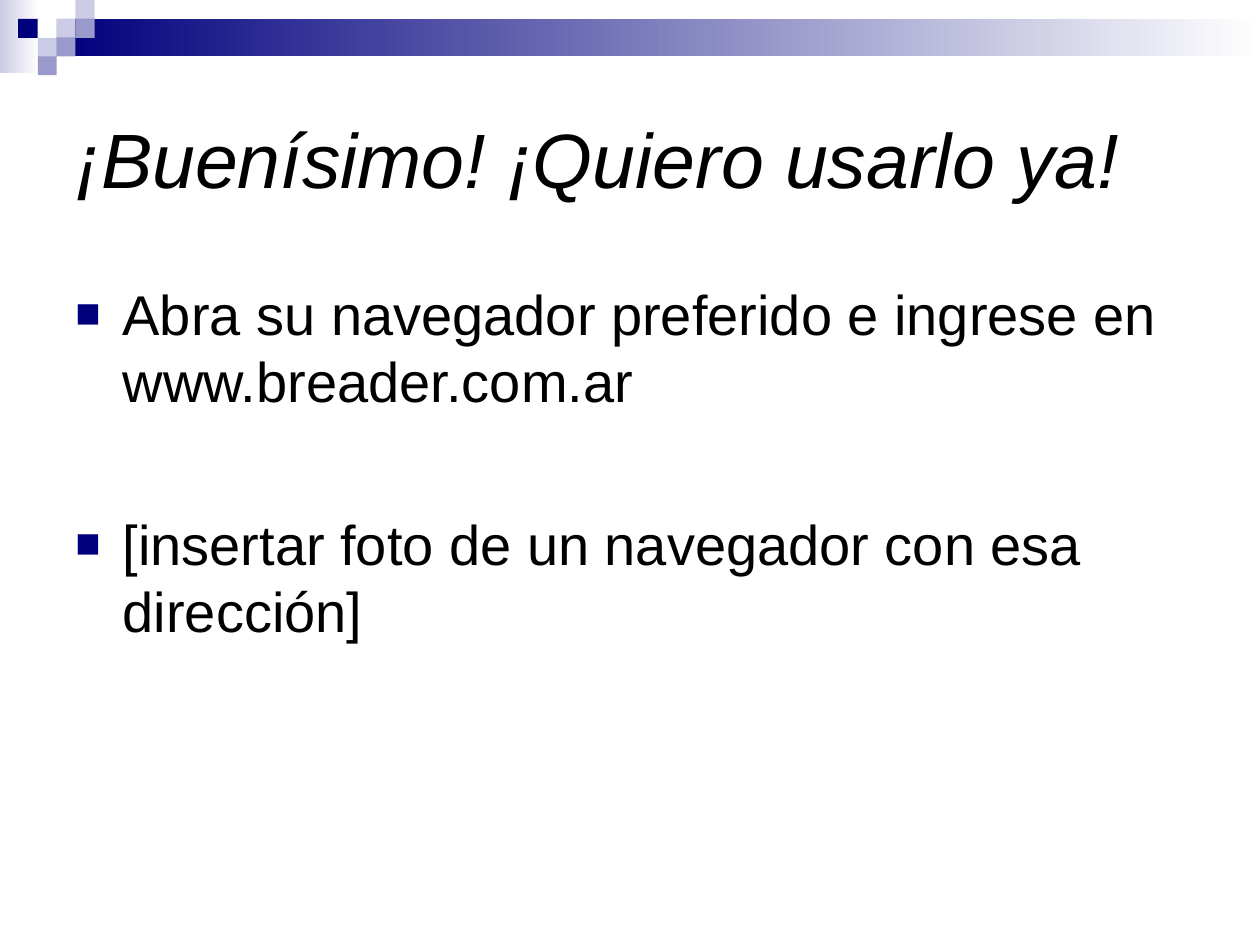
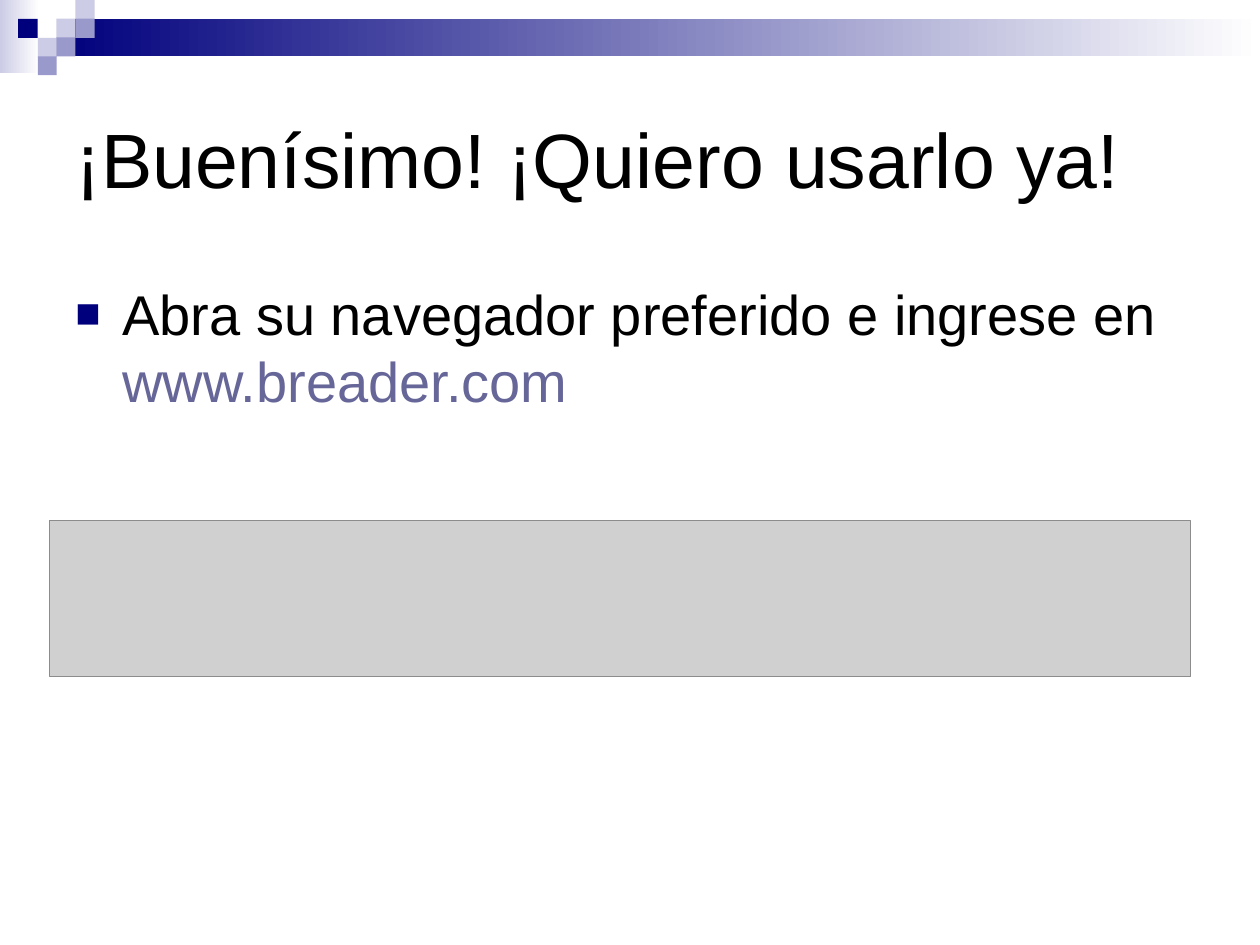
Before and after one commit to pablorusso/breader, a slide deck: slide 8 of disenio/presentacion.ppt. Drawn at 1260x945 pixels with LibreOffice and Linux fonts; fonts in the diff are those of the drawing; grey boxes stand for pictures. Boxes give left, top, right and bottom in pixels: in the first picture for what was removed or moved away, otherwise in the second. Text is boxed around its words. In the diff, an @@ line names an element or a change of style, - is before the commit and + after.

```diff
--- a/disenio/presentacion.ppt
+++ b/disenio/presentacion.ppt
@@ title "¡Buenísimo! ¡Quiero usarlo ya!" at [75, 131, 1119, 203]: italic off @@
@@ text at [122, 294, 1155, 403]: text changed @@
-■ Abra su navegador preferido e ingrese en www.breader.com.ar
-■ [insertar foto de un navegador con esa dirección]
+■ Abra su navegador preferido e ingrese en www.breader.com
@@ picture added at [49, 520, 1191, 677] @@
```
Also in this commit, not shown: 10 other slides changed.
